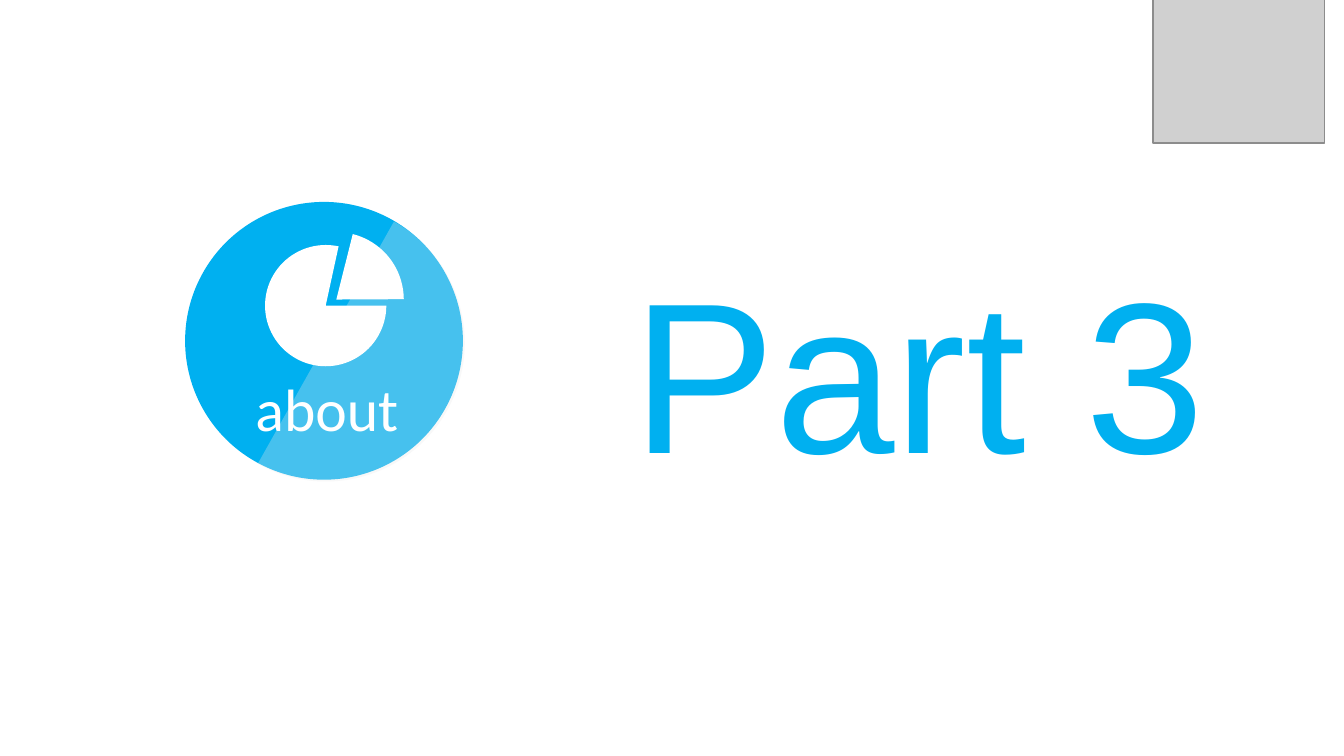
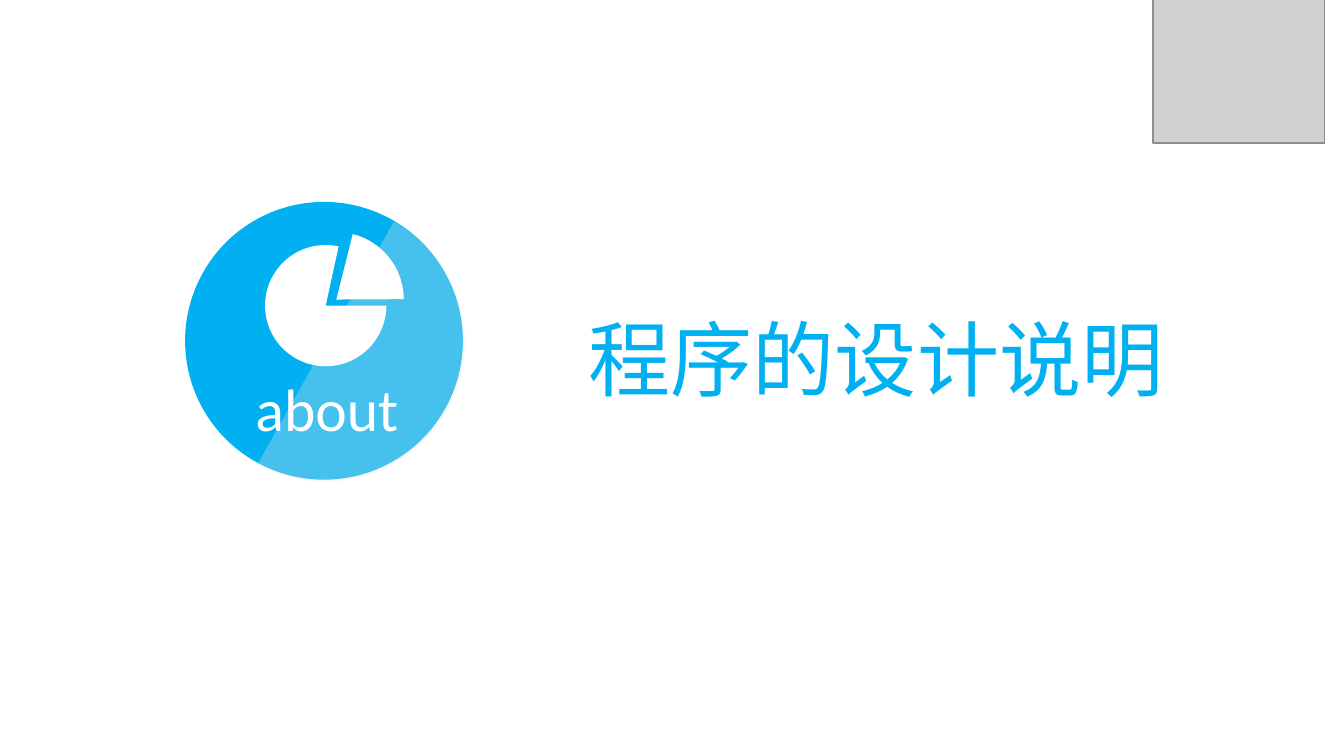
Before and after one commit to LEMONccccc/software, a slide deck: slide 13 of 详细设计.pptx. Drawn at 1344x756 pixels with LibreOffice and Linux fonts; fonts in the diff are those of the drawing; grey boxes stand for pictures; background and template pictures are left out. Boxes give left, top, right and bottom in pixels: in the first picture for what was removed or moved away, otherwise in the second. Text is boxed around its words. In the diff, an @@ line names an element or a change of style, - is before the commit and + after.

```diff
--- a/详细设计.pptx
+++ b/详细设计.pptx
@@ text at [589, 320, 1164, 397]: text changed; size 115 to 44 pt @@
-Part 3
+程序的设计说明
```
Also in this commit, not shown: 7 other slides changed, 2 slides added.
